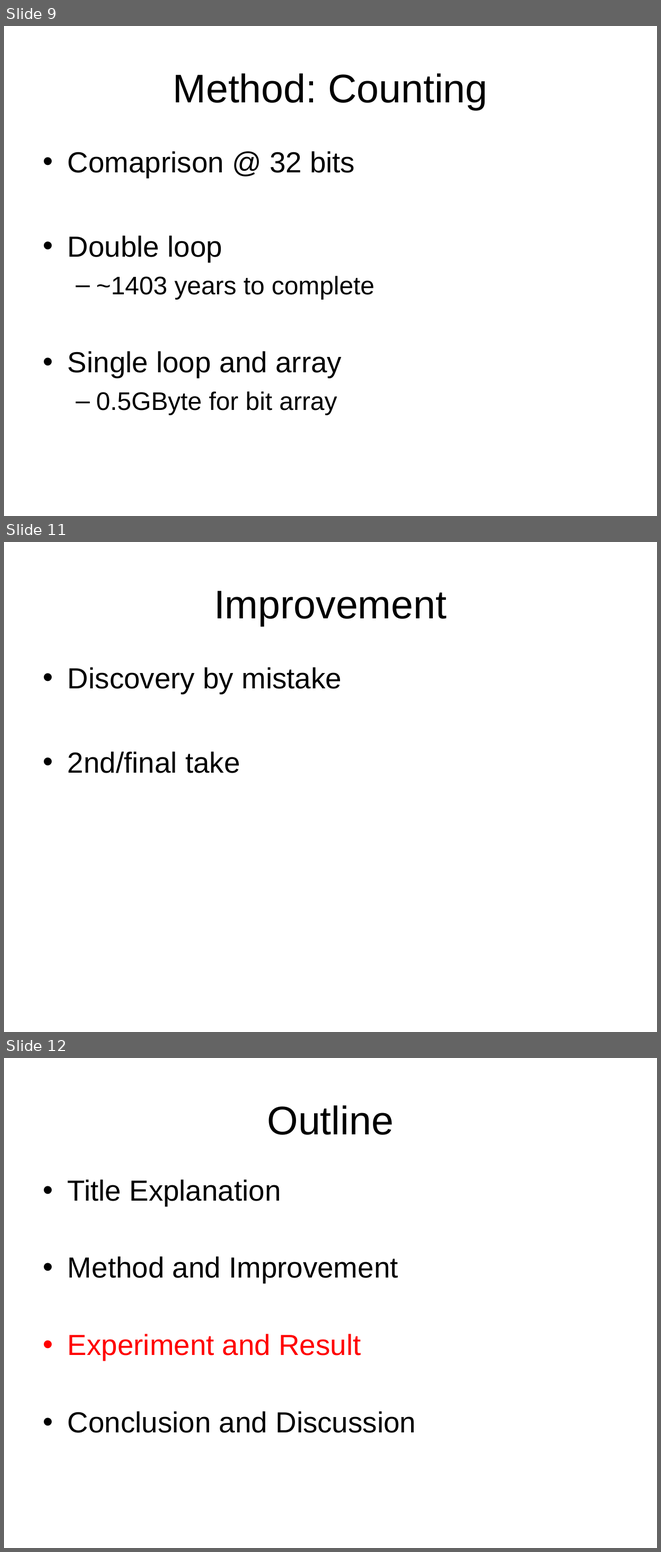
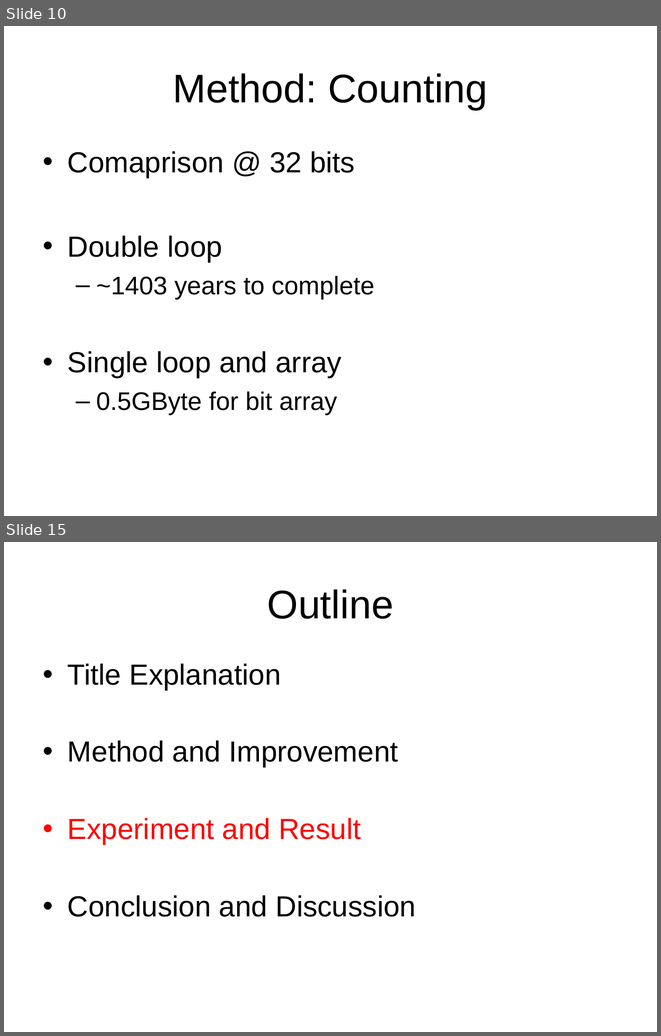
Before and after one commit to chenjiia/Thesis, a slide deck: thesis_presentation/presentation.ppt. Shown one above the other, each under a label of ours: slides 9, 11 and 12 before the commit, slides 10 and 15 after it; the slides between them are not shown. The pictures are 661x1552 and 661x1036 pixels, drawn with LibreOffice and Linux fonts; fonts in the diff are those of the drawing. Boxes give left, top, right and bottom in pixels: in the first picture for what was removed or moved away, otherwise in the second. Text is boxed around its words. In the diff, an @@ line names an element or a change of style, - is before the commit and + after.

```diff
--- a/thesis_presentation/presentation.ppt
+++ b/thesis_presentation/presentation.ppt
@@ slide 11 removed at [4,542,657,1032], background #FFFFFF @@
@@ title removed at [214,591,447,626] @@
-Improvement
@@ text removed at [68,667,342,773] @@
-• Discovery by mistake
-• 2nd/final take
@@ what was slide 9 is now slide 10 @@
@@ what was slide 12 is now slide 15 @@
```
Also in this commit, not shown: 4 slides changed, 4 slides added.
